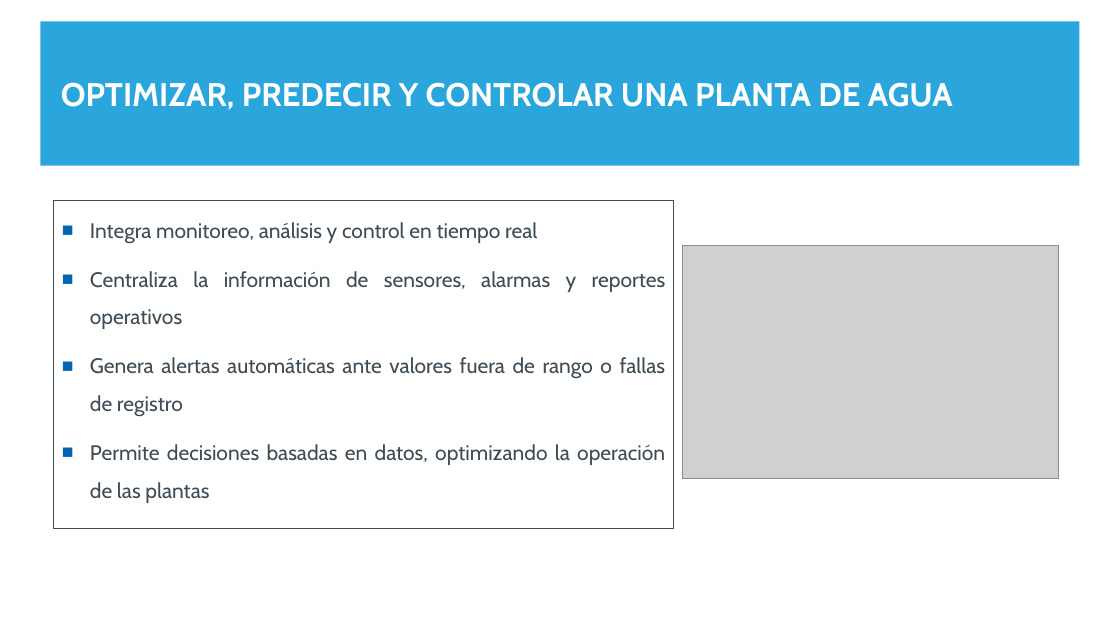
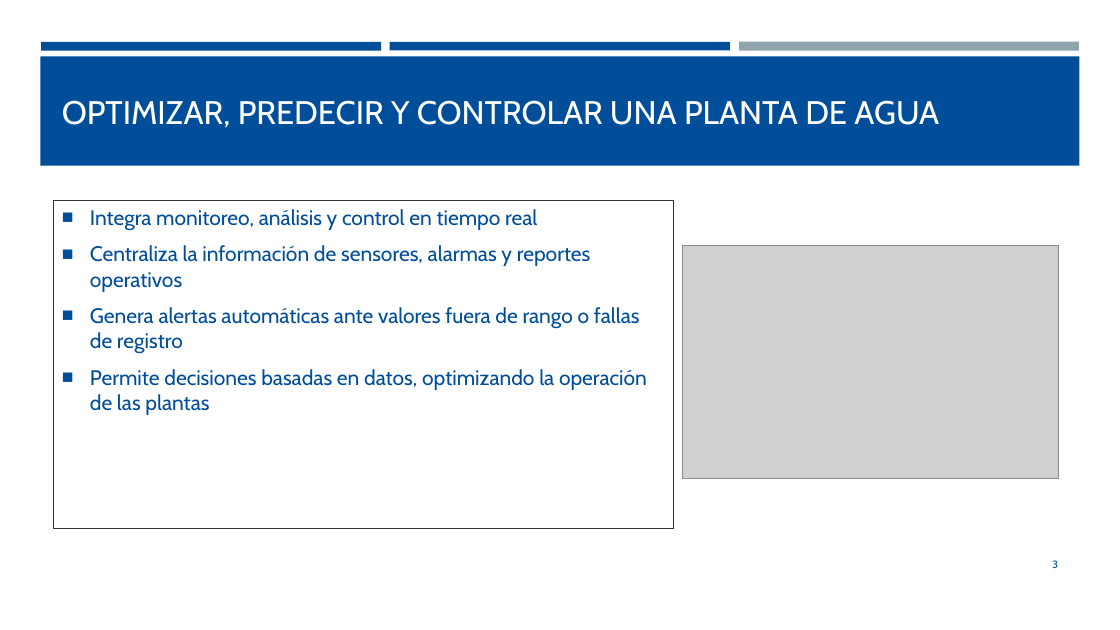
Before and after one commit to fchiapped/Proyecto-Grado, a slide deck: slide 3 of Entregas/UC/Entrega 3/Entrega 3.pptx. Drawn at 1120x630 pixels with LibreOffice and Linux fonts; fonts in the diff are those of the drawing; grey boxes stand for pictures. Boxes give left, top, right and bottom in pixels: in the first picture for what was removed or moved away, otherwise in the second. Text is boxed around its words. In the diff, an @@ line names an element or a change of style, - is before the commit and + after.

```diff
--- a/Entregas/UC/Entrega 3/Entrega 3.pptx
+++ b/Entregas/UC/Entrega 3/Entrega 3.pptx
@@ rectangle at bbox=[40, 56, 1080, 166]: fill #2AA6DD to #004D99 @@
@@ rectangle: place and size @@
-rectangle at bbox=[40, 21, 1080, 166]
+rectangle at bbox=[40, 56, 1080, 166]
@@ rectangle at bbox=[41, 42, 381, 50]: fill #2AA6DD to #004D99 @@
@@ rectangle added at bbox=[390, 42, 730, 50], fill #004D99 @@
@@ rectangle at bbox=[739, 42, 1079, 51]: fill #BFDDEE to #90A4AE @@
@@ title "OPTIMIZAR, PREDECIR Y CONTROLAR UNA ...": place and size @@
-title "OPTIMIZAR, PREDECIR Y CONTROLAR UNA ..." at bbox=[61, 82, 953, 110]
+title "OPTIMIZAR, PREDECIR Y CONTROLAR UNA ..." at bbox=[62, 100, 939, 128]
@@ title "OPTIMIZAR, PREDECIR Y CONTROLAR UNA ..." at bbox=[62, 100, 939, 128]: bold off @@
@@ text "Integra monitoreo, análisis y control ..." at bbox=[54, 200, 675, 528]: text colour #3F4B55 to #004D99; alignment justified to left; line spacing 1.5 to 1; bullet colour #0066B2 to #004D99; outline #3F4B55 1 pt to #333333 1 pt @@
@@ page number added at bbox=[1052, 560, 1058, 568], 9 pt, text #004D99 @@
+3
```
Also in this commit, not shown: 12 other slides changed, 23 other files.
